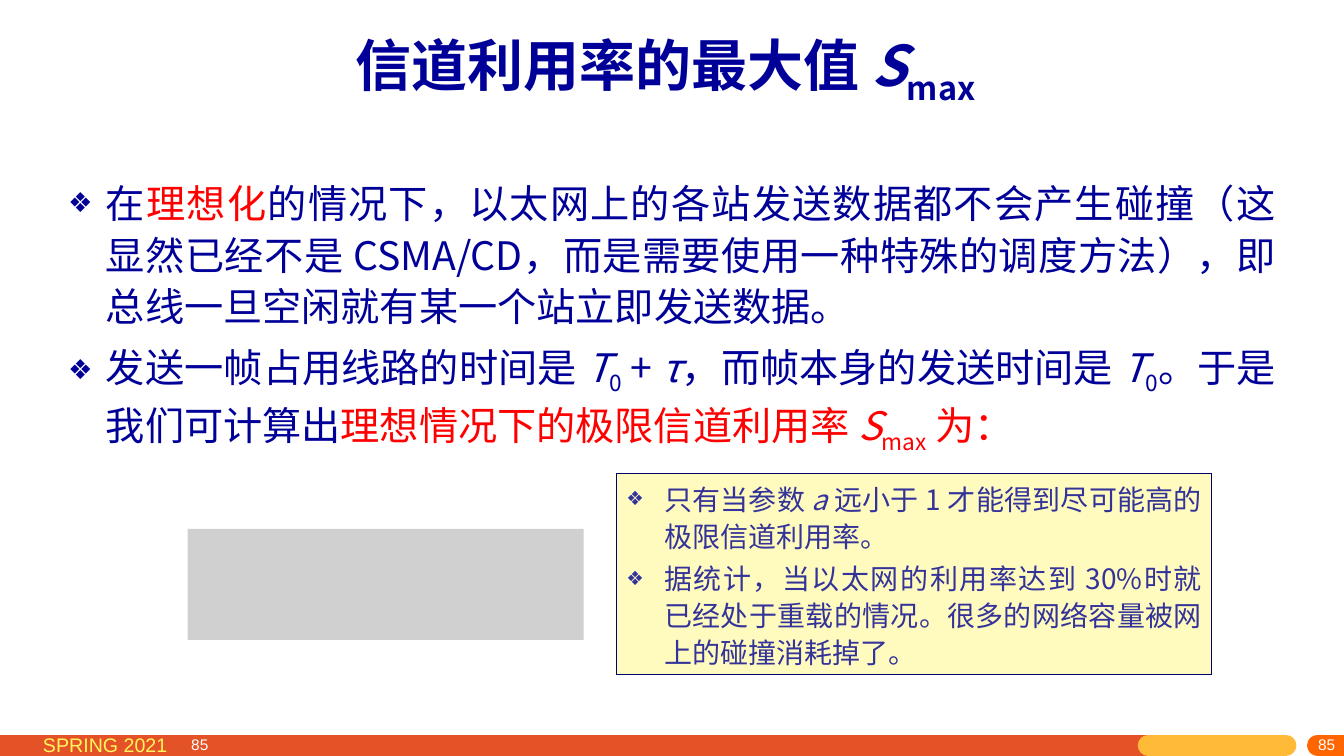
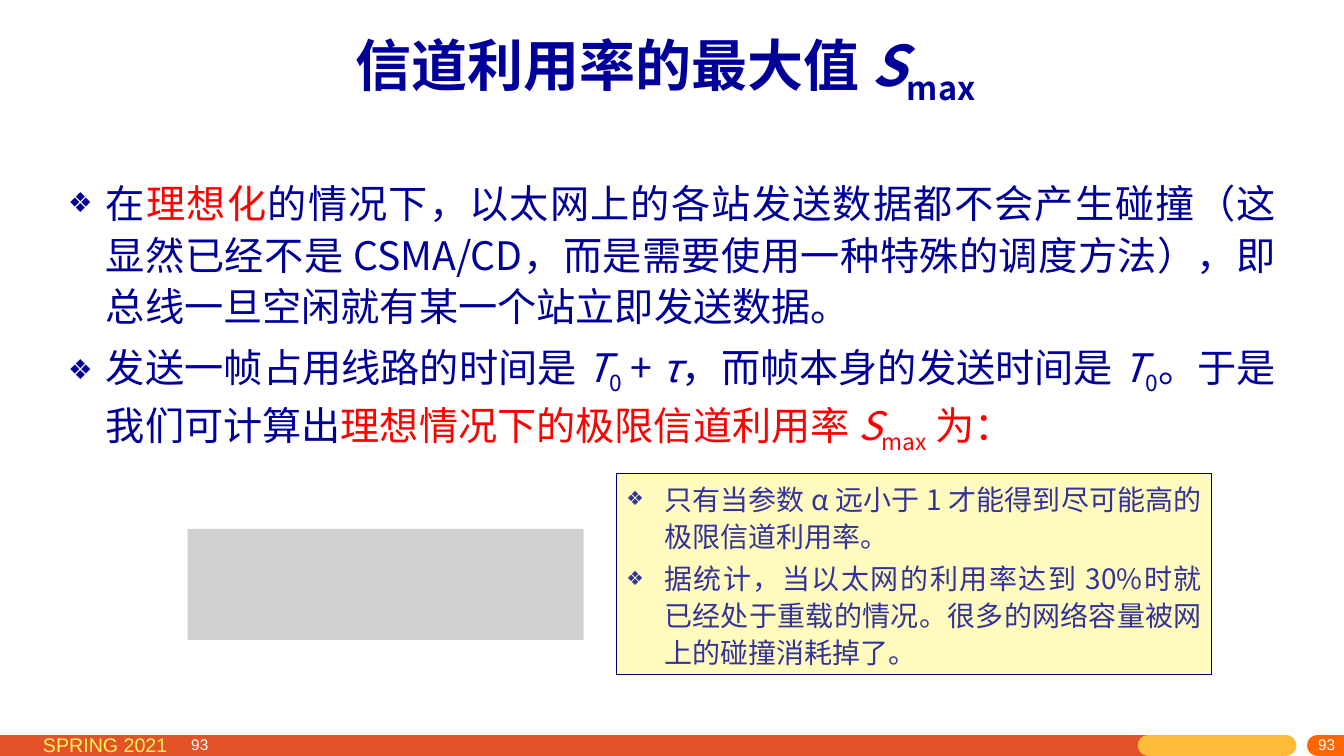
Before and after one commit to network-whu/2021, a slide deck: slide 93 of slides/instruction/03.pptx (slide 85 before the commit). Drawn at 1344x756 pixels with LibreOffice and Linux fonts; fonts in the diff are those of the drawing; grey boxes stand for pictures. Boxes give left, top, right and bottom in pixels: in the first picture for what was removed or moved away, otherwise in the second. Text is boxed around its words. In the diff, an @@ line names an element or a change of style, - is before the commit and + after.

```diff
--- a/slides/instruction/03.pptx
+++ b/slides/instruction/03.pptx
@@ text in rectangle at box(664, 486, 1201, 550): text changed @@
-❖ 只有当参数 a 远小于 1 才能得到尽可能高的极限信道利用率。
+❖ 只有当参数 α 远小于 1 才能得到尽可能高的极限信道利用率。
@@ page number at box(191, 739, 208, 750): text changed @@
-85
+93
@@ page number at box(1085, 738, 1344, 756): text changed @@
-85
+93
@@ page number at box(1317, 739, 1334, 750): text changed @@
-85
+93
@@ page number at box(1333, 740, 1344, 750): text changed @@
-85
+93
```
Also in this commit, not shown: 20 other slides changed, 8 slides added, 33 other files.
